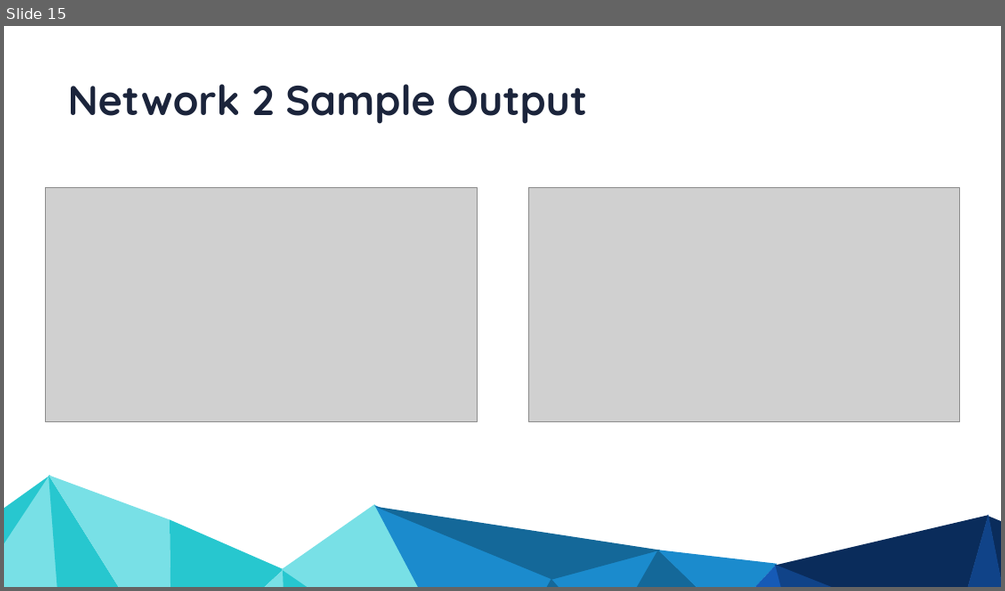
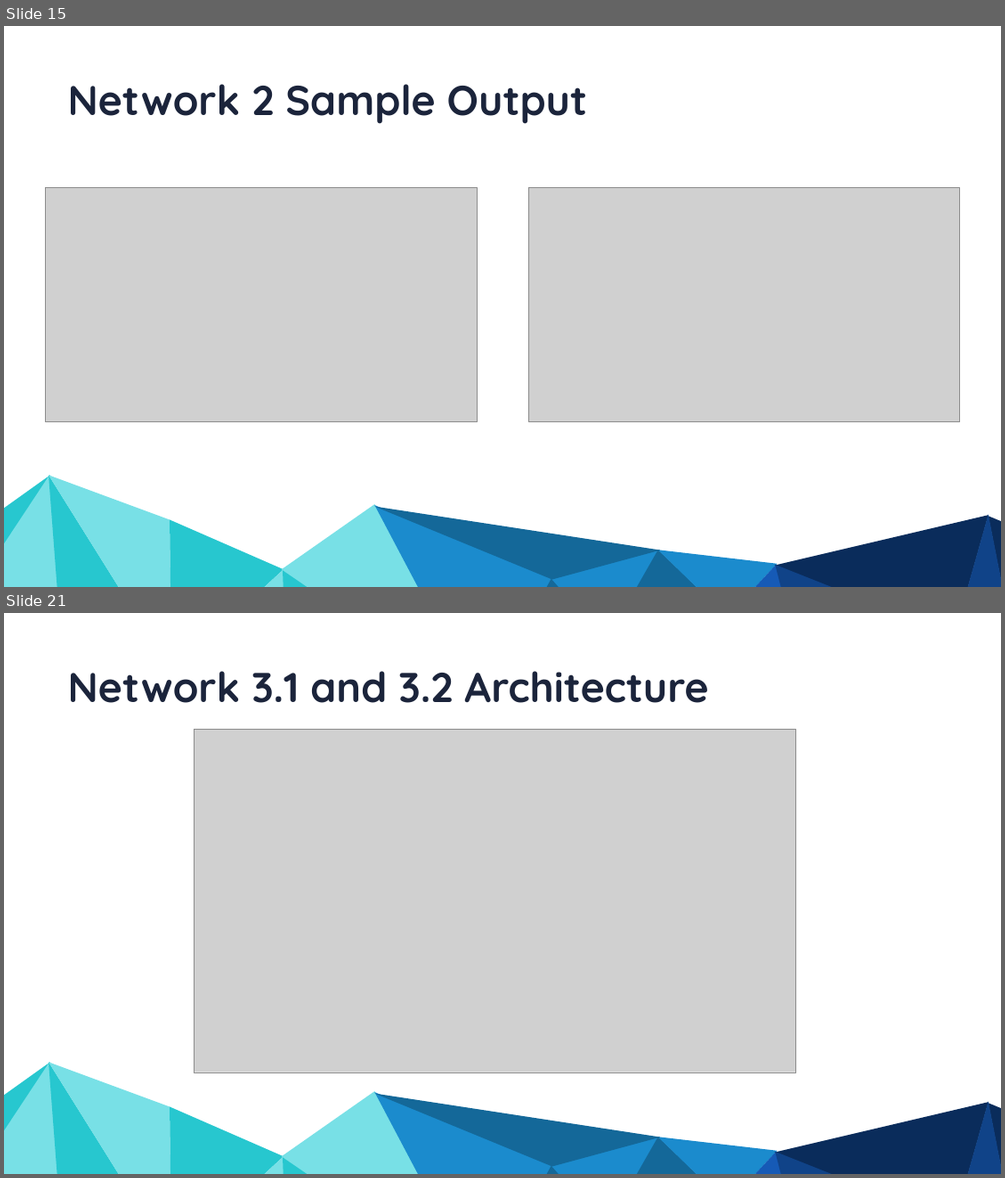
Before and after one commit to NasirKhalid24/Vancouver-Crime-Prediction, a slide deck: Final Presentation.pptx. Shown one above the other, each under a label of ours: slide 15 before the commit, slides 15 and 21 after it; the slides between them are not shown. The pictures are 1005x591 and 1005x1178 pixels, drawn with LibreOffice and Linux fonts; fonts in the diff are those of the drawing; grey boxes stand for pictures. Boxes give left, top, right and bottom in pixels: in the first picture for what was removed or moved away, otherwise in the second. Text is boxed around its words. In the diff, an @@ line names an element or a change of style, - is before the commit and + after.

```diff
--- a/Final Presentation.pptx
+++ b/Final Presentation.pptx
@@ slide 21 added at box(4, 613, 1001, 1174), background #FFFFFF; not listed: 19 template elements that a slide beside it also shows @@
@@ text added at box(68, 671, 708, 703), 80 pt, text #1B243B, bold @@
+Network 3.1 and 3.2 Architecture
@@ picture added at box(194, 730, 795, 1072) @@
```
Also in this commit, not shown: 1 slide changed, 13 other slides added, 2 other files.
